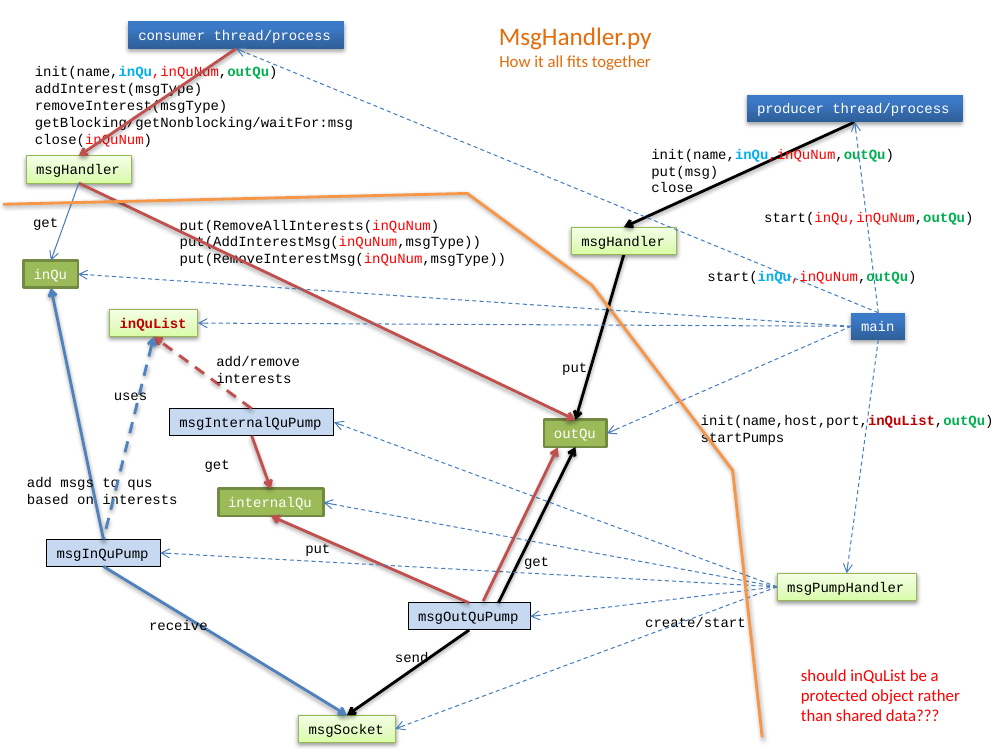
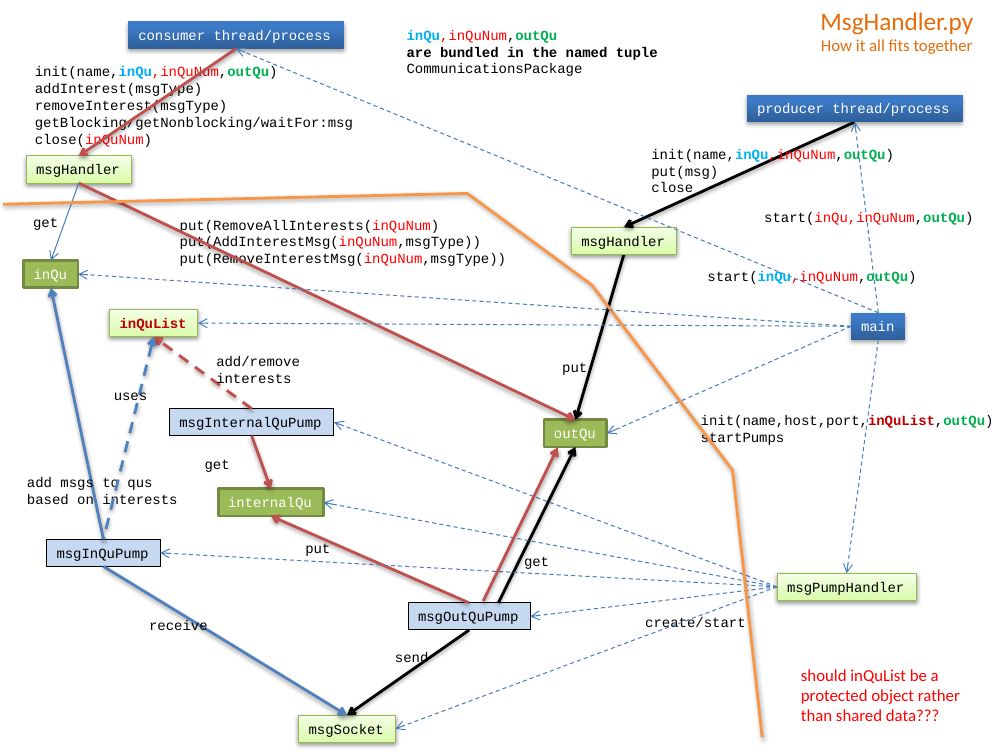
Before and after one commit to mlozborne/motin, a slide deck: slide 5 of Scripting/ScriptingDocumenation/DesignDiagrams.pptx. Drawn at 1008x756 pixels with LibreOffice and Linux fonts; fonts in the diff are those of the drawing. Boxes give left, top, right and bottom in pixels: in the first picture for what was removed or moved away, otherwise in the second. Text is boxed around its words. In the diff, an @@ line names an element or a change of style, - is before the commit and + after.

```diff
--- a/Scripting/ScriptingDocumenation/DesignDiagrams.pptx
+++ b/Scripting/ScriptingDocumenation/DesignDiagrams.pptx
@@ text "MsgHandler.py" rewrapped from <box>499,27,652,70</box> to <box>821,39,973,54</box> @@
@@ text added at <box>407,30,658,76</box>, 10 pt, text #000000, bold @@
+inQu,inQuNum,outQu
+are bundled in the named tuple
+CommunicationsPackage
```
Also in this commit, not shown: 6 other files.
